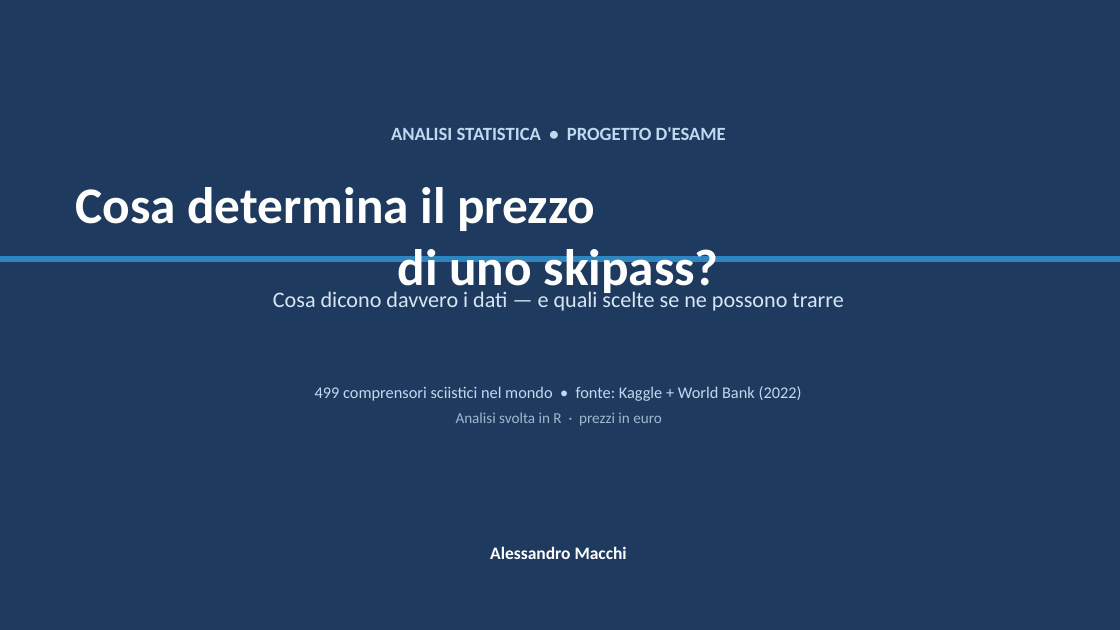
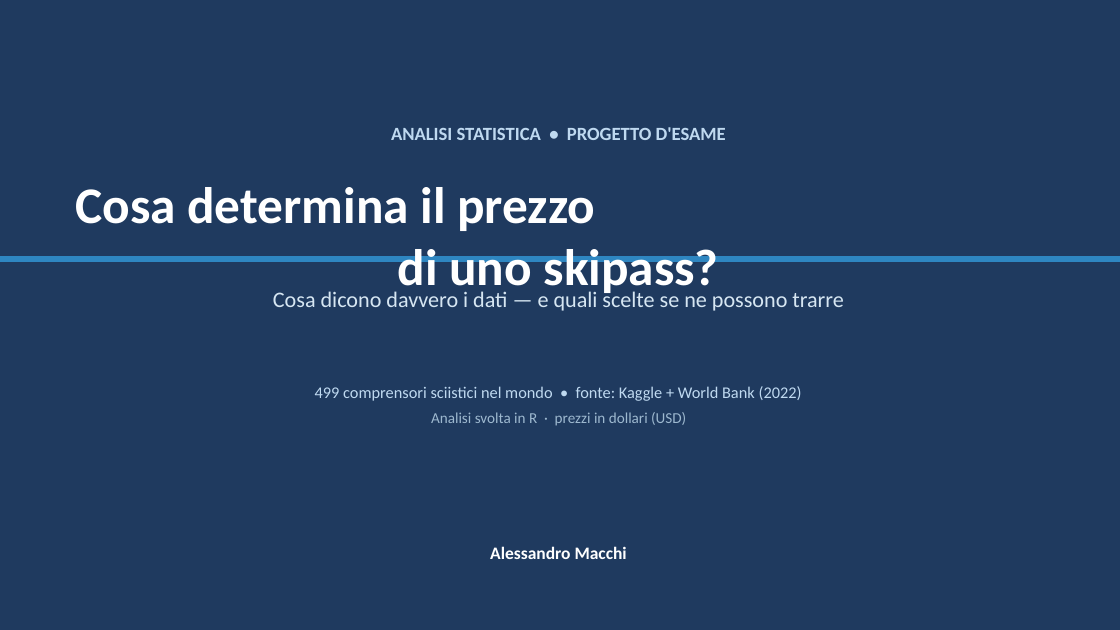
Before and after one commit to alessandroMacchii/Ski-resorts-prices-In-R, a slide deck: slide 1 of Presentazione_Ski_Resorts.pptx. Drawn at 1120x630 pixels with LibreOffice and Linux fonts; fonts in the diff are those of the drawing. Boxes give left, top, right and bottom in pixels: in the first picture for what was removed or moved away, otherwise in the second. Text is boxed around its words. In the diff, an @@ line names an element or a change of style, - is before the commit and + after.

```diff
--- a/Presentazione_Ski_Resorts.pptx
+++ b/Presentazione_Ski_Resorts.pptx
@@ text at (431,412,686,426): text changed @@
-Analisi svolta in R · prezzi in euro
+Analisi svolta in R · prezzi in dollari (USD)
```
Also in this commit, not shown: 5 other slides changed, 1 slide added, 2 slides removed, 5 other files.
